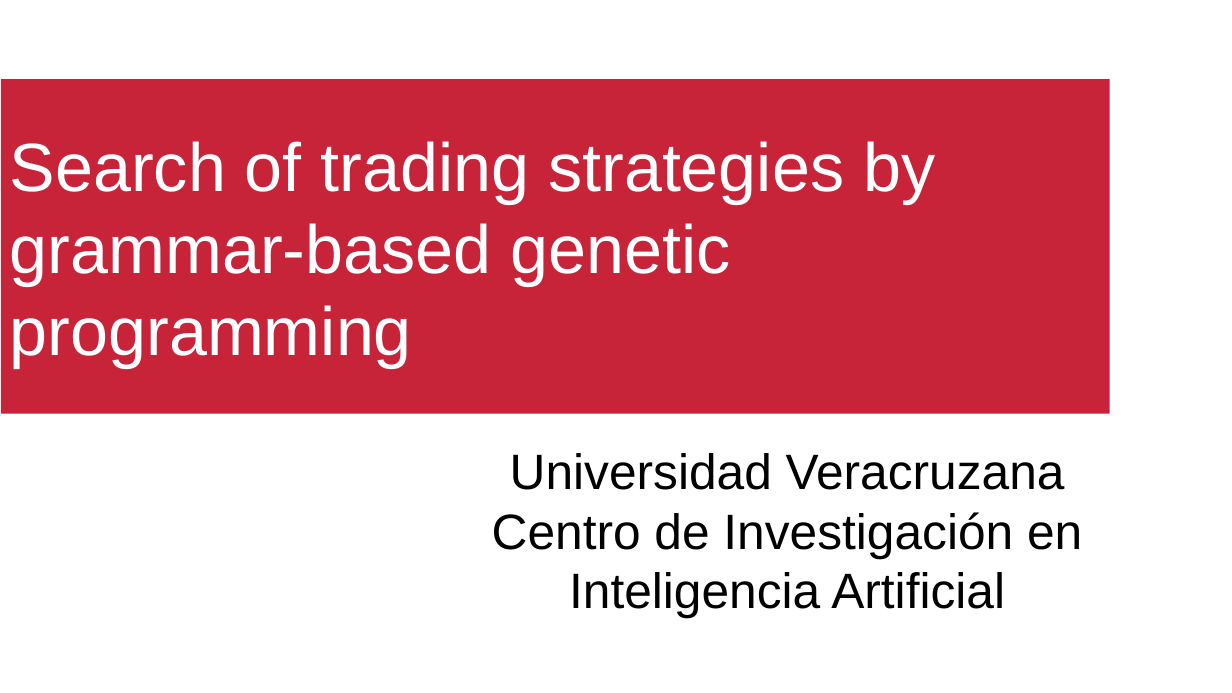
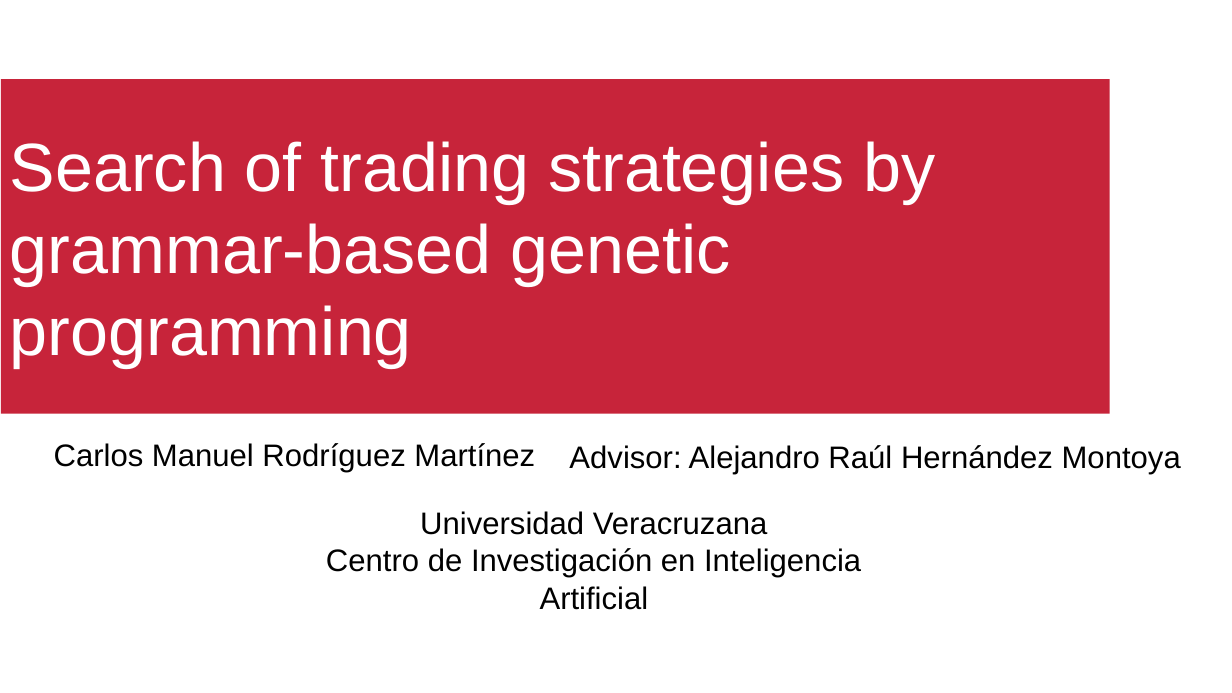
Before and after one commit to CarlosManuelRodr/EconomicComputations, a slide deck: slide 1 of Talks/TradingGenetic_ENG.odp. Drawn at 1232x693 pixels with LibreOffice and Linux fonts; fonts in the diff are those of the drawing; background and template pictures are left out. Boxes give left, top, right and bottom in pixels: in the first picture for what was removed or moved away, otherwise in the second. Text is boxed around its words. In the diff, an @@ line names an element or a change of style, - is before the commit and + after.

Commit message:
Updated presentation

```diff
--- a/Talks/TradingGenetic_ENG.odp
+++ b/Talks/TradingGenetic_ENG.odp
@@ text added at box(54, 443, 535, 472), 20 pt, text #000000 @@
+Carlos Manuel Rodríguez Martínez
@@ subtitle added at box(569, 445, 1181, 474), 20 pt, text #000000 @@
+Advisor: Alejandro Raúl Hernández Montoya
@@ text "Universidad Veracruzana": place and size @@
-text "Universidad Veracruzana" at box(492, 453, 1082, 618)
+text "Universidad Veracruzana" at box(326, 511, 861, 610)
@@ text "Universidad Veracruzana" at box(326, 511, 861, 610): size 32 to 20 pt @@
```
Also in this commit, not shown: 3 slides added.
